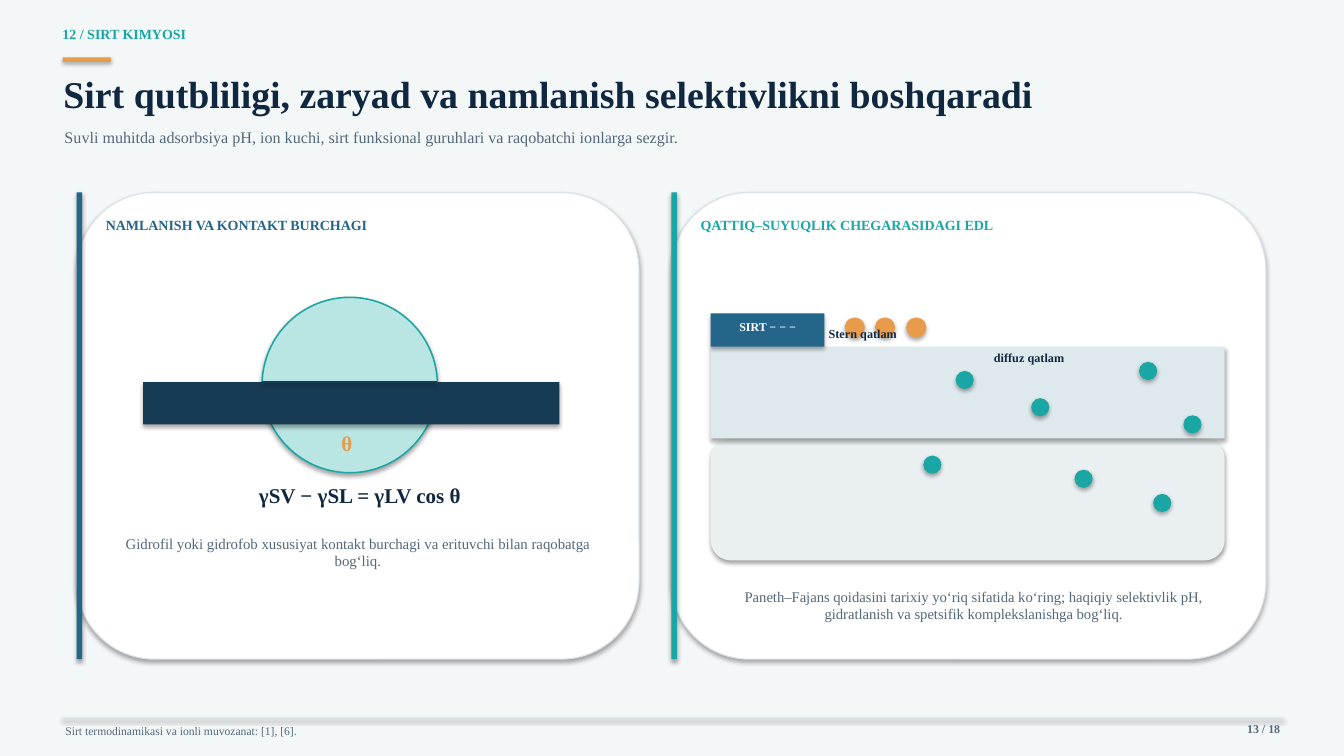
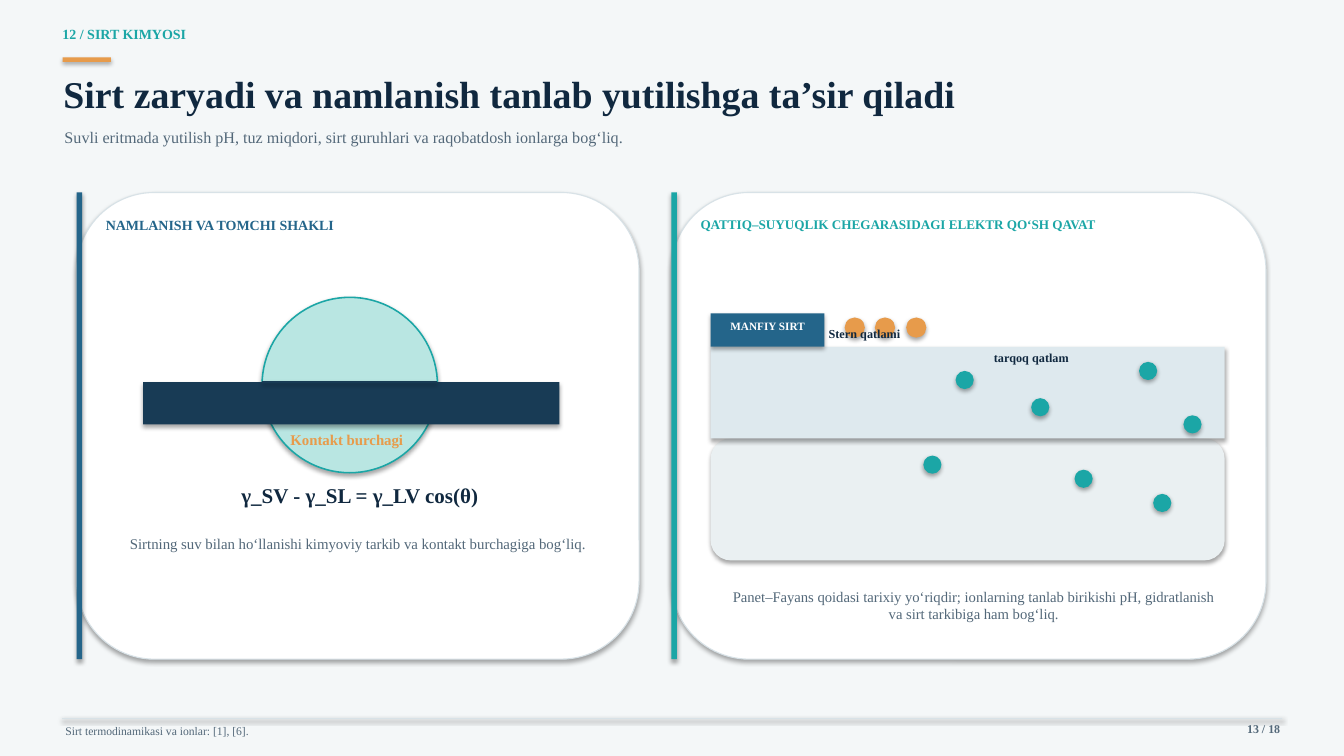
Before and after one commit to jabborovd18-collab/taqdimot-fayllari, a slide deck: slide 13 of sirt_hodisalari_adsorbsiya_ilmi.pptx. Drawn at 1344x756 pixels with LibreOffice and Linux fonts; fonts in the diff are those of the drawing. Boxes give left, top, right and bottom in pixels: in the first picture for what was removed or moved away, otherwise in the second. Text is boxed around its words. In the diff, an @@ line names an element or a change of style, - is before the commit and + after.

Commit message:
Polish Uzbek wording and formula clarity in adsorption deck

```diff
--- a/sirt_hodisalari_adsorbsiya_ilmi.pptx
+++ b/sirt_hodisalari_adsorbsiya_ilmi.pptx
@@ text at [63,81,954,116]: text changed @@
-Sirt qutbliligi, zaryad va namlanish selektivlikni boshqaradi
+Sirt zaryadi va namlanish tanlab yutilishga ta’sir qiladi
@@ text at [64,132,623,147]: text changed @@
-Suvli muhitda adsorbsiya pH, ion kuchi, sirt funksional guruhlari va raqobatchi ionlarga sezgir.
+Suvli eritmada yutilish pH, tuz miqdori, sirt guruhlari va raqobatdosh ionlarga bog‘liq.
@@ text at [106,220,334,230]: text changed @@
-NAMLANISH VA KONTAKT BURCHAGI
+NAMLANISH VA TOMCHI SHAKLI
@@ text at [701,220,1095,231]: text changed; size 10 to 9.4 pt @@
-QATTIQ–SUYUQLIK CHEGARASIDAGI EDL
+QATTIQ–SUYUQLIK CHEGARASIDAGI ELEKTR QO‘SH QAVAT
@@ text at [730,322,805,330]: text changed; size 8.5 to 8 pt @@
-SIRT − − −
+MANFIY SIRT
@@ text at [829,329,900,341]: text changed @@
-Stern qatlam
+Stern qatlami
@@ text at [994,353,1069,365]: text changed @@
-diffuz qatlam
+tarqoq qatlam
@@ text at [290,434,403,448]: text changed; size 15 to 10.6 pt @@
-θ
+Kontakt burchagi
@@ text at [241,488,478,508]: text changed @@
-γSV − γSL = γLV cos θ
+γ_SV - γ_SL = γ_LV cos(θ)
@@ text at [130,538,585,552]: text changed @@
-Gidrofil yoki gidrofob xususiyat kontakt burchagi va erituvchi bilan raqobatga bog‘liq.
+Sirtning suv bilan ho‘llanishi kimyoviy tarkib va kontakt burchagiga bog‘liq.
@@ text at [733,592,1214,622]: text changed @@
-Paneth–Fajans qoidasini tarixiy yo‘riq sifatida ko‘ring; haqiqiy selektivlik pH, gidratlanish va spetsifik komplekslanishga bog‘liq.
+Panet–Fayans qoidasi tarixiy yo‘riqdir; ionlarning tanlab birikishi pH, gidratlanish va sirt tarkibiga ham bog‘liq.
@@ text at [65,727,248,737]: text changed @@
-Sirt termodinamikasi va ionli muvozanat: [1], [6].
+Sirt termodinamikasi va ionlar: [1], [6].
```
Also in this commit, not shown: 17 other slides changed.
